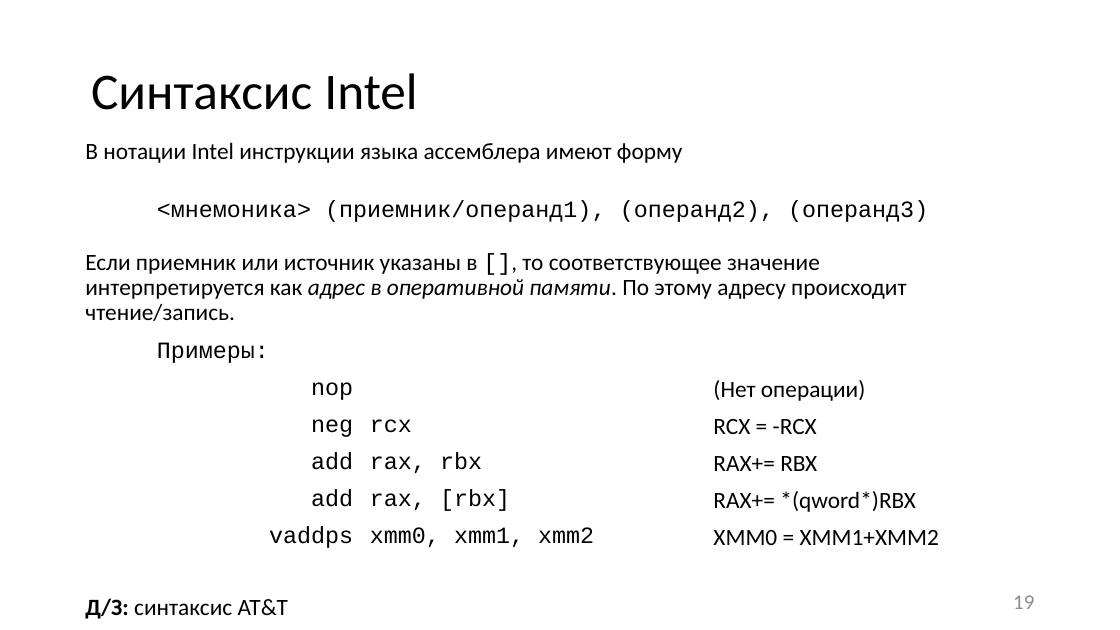
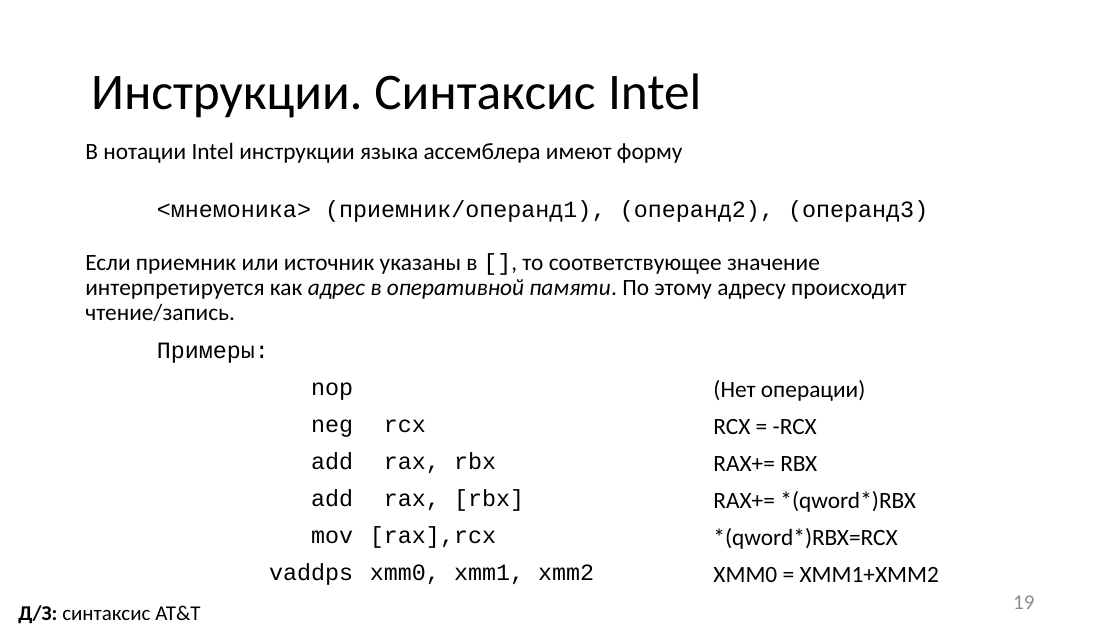
Before and after one commit to itsecd/low-level-programming, a slide deck: slide 19 of Lectures/1.Introduction/Lecture1.pptx. Drawn at 1120x630 pixels with LibreOffice and Linux fonts; fonts in the diff are those of the drawing. Boxes give left, top, right and bottom in pixels: in the first picture for what was removed or moved away, otherwise in the second. Text is boxed around its words. In the diff, an @@ line names an element or a change of style, - is before the commit and + after.

```diff
--- a/Lectures/1.Introduction/Lecture1.pptx
+++ b/Lectures/1.Introduction/Lecture1.pptx
@@ title at bbox=[91, 73, 701, 118]: text changed @@
-Синтаксис Intel
+Инструкции. Синтаксис Intel
@@ table at bbox=[149, 194, 984, 597] @@
+row 7: mov | [rax],rcx | *(qword*)RBX=RCX
@@ text at bbox=[85, 598, 288, 619]: paragraph removed @@
-Д/З: синтаксис AT&T
@@ text added at bbox=[18, 605, 200, 624], 18 pt, text #000000 @@
+Д/З: синтаксис AT&T
```
Also in this commit, not shown: 14 other slides changed, 1 other file.
